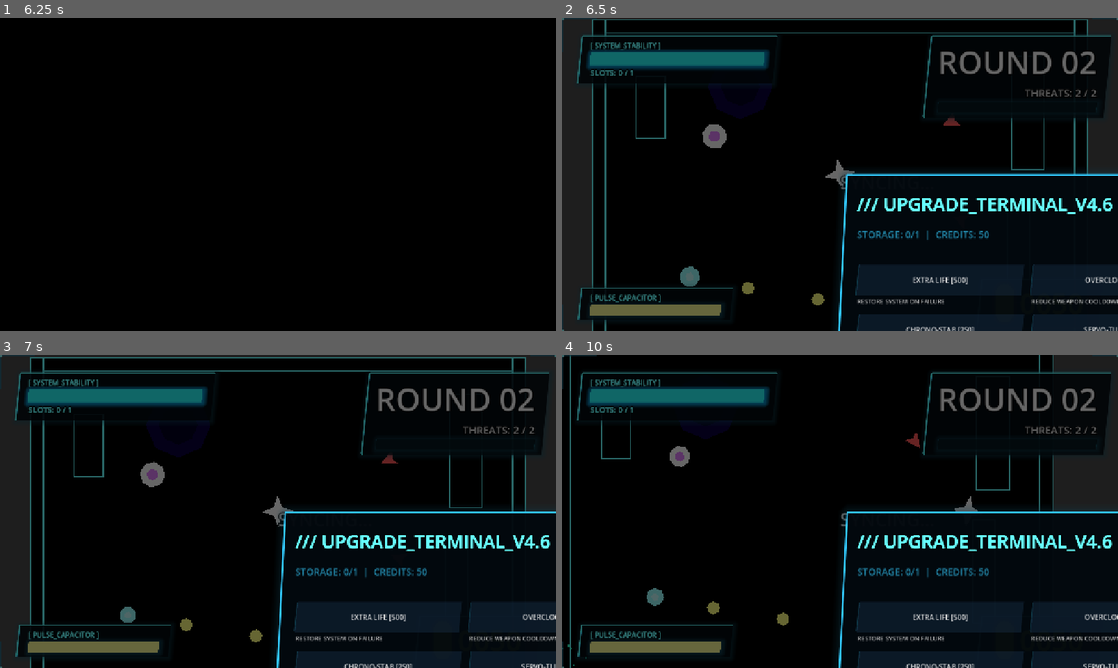
Above: before the commit, frames 1-4 (two rows, left to right).
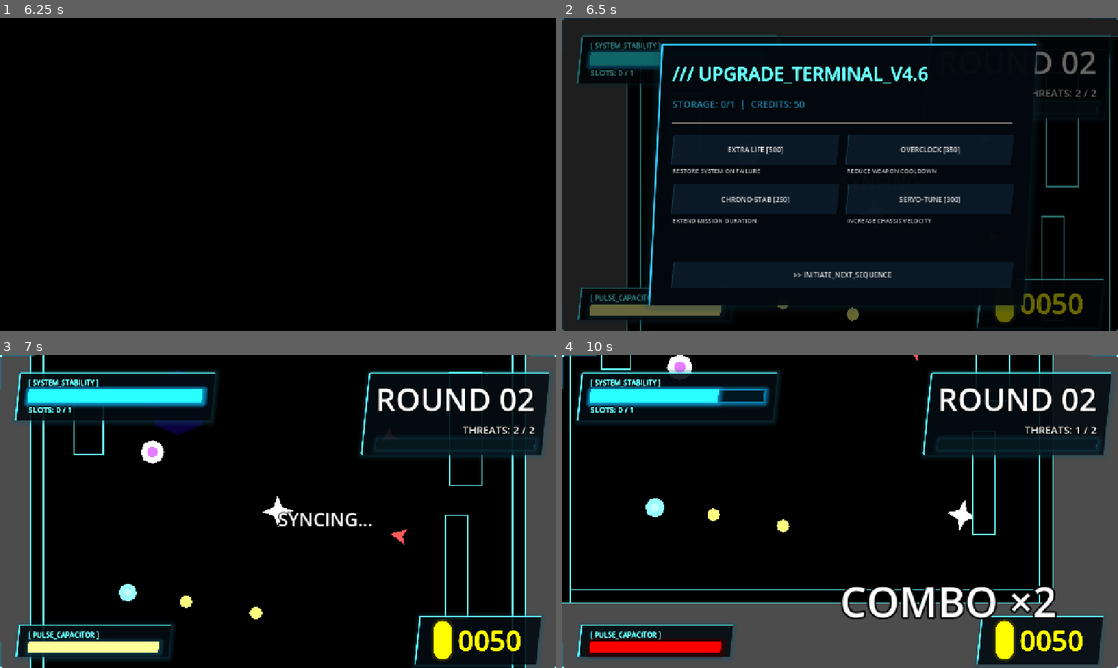
Above: after the commit, the same moments.

Repository: ViSaLrOxX/GUDEV-spring-gamejam-2026
Game: Godot game, scene res://scenes/menu.tscn
Same seed, same stepped clock (60 frames per second), same inputs: the game is played once before the commit and once after it.
Inputs (mouse positions are in pixels of both pictures, inside the frame that each line leads up to):
- Up to frame 1 (6.25 s): click "PLAY" at 0.5 s; tap Enter at 1.25 s; move the mouse to (250, 237) at 1.27 s; hold B (shop) 1.28-2.03 s; hold W (move_up) 1.28-2.78 s; move the mouse to (444, 221) at 2.02 s; tap Shift (dash) at 2.1, 4.35 s; tap B (shop) at 2.27, 2.3, 2.57, 3.05, 3.6, 3.77, 4.07, 5.27, 5.3, 5.57 s; move the mouse to (111, 127) at 2.77 s; press the mouse at (111, 127) at 2.78 s; hold A (move_left) 2.78-4.28 s; move the mouse to (305, 174) at 3.52 s; release the mouse at (305, 174) at 3.53 s; move the mouse to (194, 96) at 4.27 s; hold S (move_down) 4.28-5.03 s; hold B (shop) 4.28-5.03 s; move the mouse to (400, 158) at 5.02 s; hold D (move_right) 5.03-5.78 s; click (400, 158) at 5.1 s; move the mouse to (166, 190) at 5.77 s; hold W (move_up) from 5.78 s (still down); hold B (shop) from 5.78 s (still down)
- Up to frame 2 (6.5 s): keep holding W (move_up); keep holding B (shop)
- Up to frame 3 (7 s): release W (move_up) at 6.5 s; release B (shop) at 6.5 s; click (278, 611) at 6.5 s, where only the run after the commit has a clickable ">> INITIATE_NEXT_SEQUENCE"
- Up to frame 4 (10 s): move the mouse to (895, 442) at 7.27 s; hold D (move_right) 7.28-9.53 s; tap Shift (dash) at 7.35, 9.6 s; tap B (shop) at 7.52, 7.55, 7.82, 8.27, 8.3, 8.57, 8.85, 9.02, 9.32 s; move the mouse to (812, 574) at 8.02 s; press the mouse at (812, 574) at 8.03 s; move the mouse to (1006, 558) at 8.77 s; release the mouse at (1006, 558) at 8.78 s; move the mouse to (673, 464) at 9.52 s; hold S (move_down) from 9.53 s (still down); hold B (shop) from 9.53 s (still down)

Frame 1 is identical in both runs. In frame 2, 37% of the frame differs, in the area x 5-100%, y 0-100%; in frame 3, 27%; in frame 4, 33%.

Commit message:
Fix Shop centering and game pausing logic

Diff:
--- a/scripts/game.gd
+++ b/scripts/game.gd
@@ -376,15 +376,23 @@
 	game_active = false; Engine.time_scale = 1.0; _show_game_over_screen()
 
 func _open_shop() -> void:
-	is_shop_open = true; Engine.time_scale = 1.0 # Ensure tweens run
+	is_shop_open = true
+	get_tree().paused = true # Pause the game world
+
 	var canvas = CanvasLayer.new(); canvas.name = "ShopUI"; canvas.layer = 20; add_child(canvas)
+	canvas.process_mode = Node.PROCESS_MODE_ALWAYS # Ensure UI processes while paused
 
 	var tech_cyan = Color(0.2, 0.8, 1.0)
 	var tech_bg = Color(0.01, 0.03, 0.05, 0.95)
 
 	var bg_rect = ColorRect.new(); bg_rect.set_anchors_and_offsets_preset(Control.PRESET_FULL_RECT); bg_rect.color = Color(0, 0, 0, 0.6); canvas.add_child(bg_rect)
 
-	var panel = PanelContainer.new(); panel.set_anchors_and_offsets_preset(Control.PRESET_CENTER); panel.custom_minimum_size = Vector2(850, 600); panel.pivot_offset = Vector2(425, 300); canvas.add_child(panel)
+	var panel = PanelContainer.new(); canvas.add_child(panel)
+	panel.custom_minimum_size = Vector2(850, 600)
+	# Correct centering in Godot 4
+	panel.set_anchors_preset(Control.PRESET_CENTER)
+	panel.offset_left = -425; panel.offset_top = -300; panel.offset_right = 425; panel.offset_bottom = 300
+	panel.pivot_offset = Vector2(425, 300)
 
 	var p_style = StyleBoxFlat.new(); p_style.bg_color = tech_bg; p_style.border_width_left = 4; p_style.border_width_top = 4; p_style.border_color = tech_cyan; p_style.skew = Vector2(0.05, 0.0); p_style.shadow_color = tech_cyan * 0.3; p_style.shadow_size = 20
 	p_style.content_margin_left = 40; p_style.content_margin_right = 40; p_style.content_margin_top = 40; p_style.content_margin_bottom = 40
@@ -434,9 +442,12 @@
 	else: _show_big_bonus_message("INSUFFICIENT CREDITS")
 
 func _close_shop() -> void:
-	var shop = get_node_or_null("ShopUI"); if shop: shop.queue_free(); is_shop_open = false; _transition_lock_timer = TRANSITION_DELAY
-	# Immediately start the game if they pressed the button
-	is_waiting_to_start = false; shop_hint_label.visible = false; _last_real_ms = Time.get_ticks_msec()
+	var shop = get_node_or_null("ShopUI"); if shop: shop.queue_free()
+	is_shop_open = false; get_tree().paused = false
+	_transition_lock_timer = TRANSITION_DELAY
+	# Reset state to waiting for player movement
+	is_waiting_to_start = true; _was_moving_on_load = true; Engine.time_scale = 0.0; target_time_scale = SLOW_TIME_SCALE
+	shop_hint_label.visible = true; shop_hint_label.text = "MOVE TO INITIATE"
 
 func _show_game_over_screen() -> void:
 	game_active = false; var go = CanvasLayer.new(); go.name = "GameOverUI"; go.layer = 30; add_child(go)
